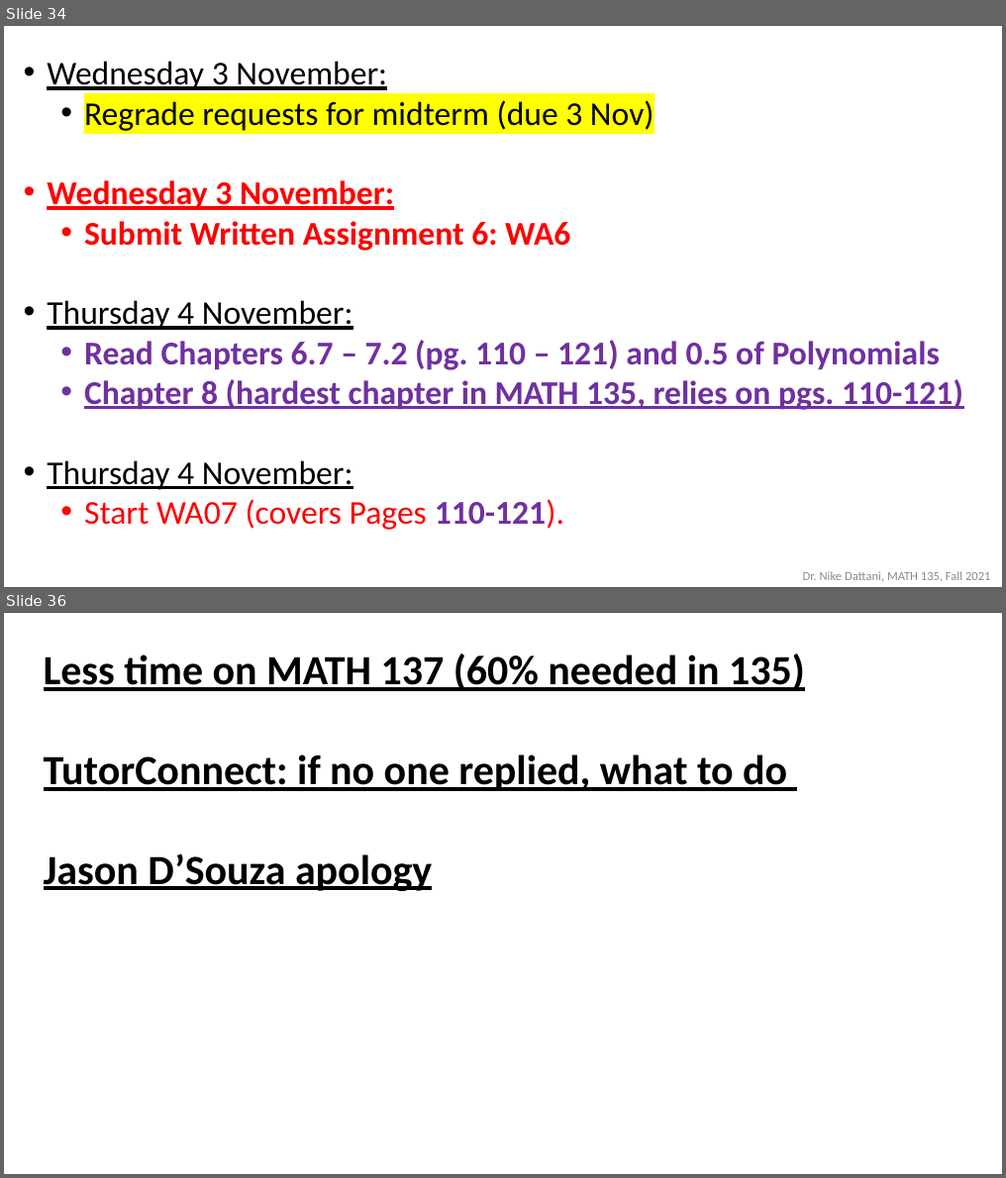
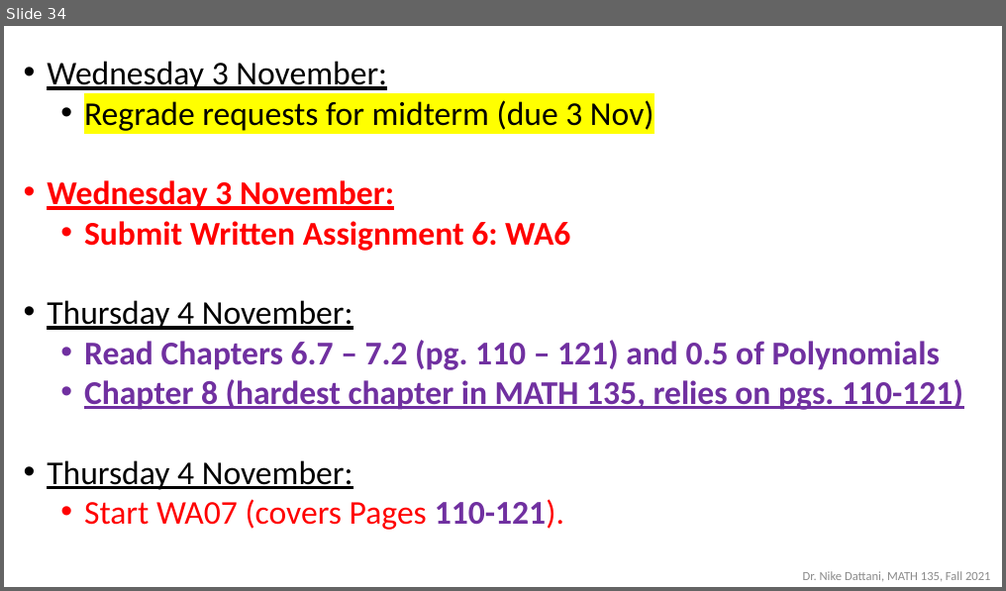
Before and after one commit to ndattani/Lecture_Notes, a slide deck: University_of_Waterloo/Fall_2021/MATH135/UW_Fall2021_MATH135_Lecture22.pptx. Shown one above the other, each under a label of ours: slides 34 and 36 before the commit, slide 34 after it; the slides between them are not shown. The pictures are 1006x1178 and 1006x591 pixels, drawn with LibreOffice and Linux fonts; fonts in the diff are those of the drawing. Boxes give left, top, right and bottom in pixels: in the first picture for what was removed or moved away, otherwise in the second. Text is boxed around its words. In the diff, an @@ line names an element or a change of style, - is before the commit and + after.

Commit message:
The following:
- removed last 2 slides from Lecture 22 PPTX (they were just a placeholder for what I was going to talk about in Lecture 23)
- added Lecture 22 PDF file

```diff
--- a/University_of_Waterloo/Fall_2021/MATH135/UW_Fall2021_MATH135_Lecture22.pptx
+++ b/University_of_Waterloo/Fall_2021/MATH135/UW_Fall2021_MATH135_Lecture22.pptx
@@ slide 36 removed at [4, 613, 1002, 1174], background #FFFFFF @@
@@ text removed at [44, 654, 805, 891] @@
-Less time on MATH 137 (60% needed in 135)
-TutorConnect: if no one replied, what to do
-Jason D’Souza apology
```
Also in this commit, not shown: 1 other slide removed, 1 other file.
